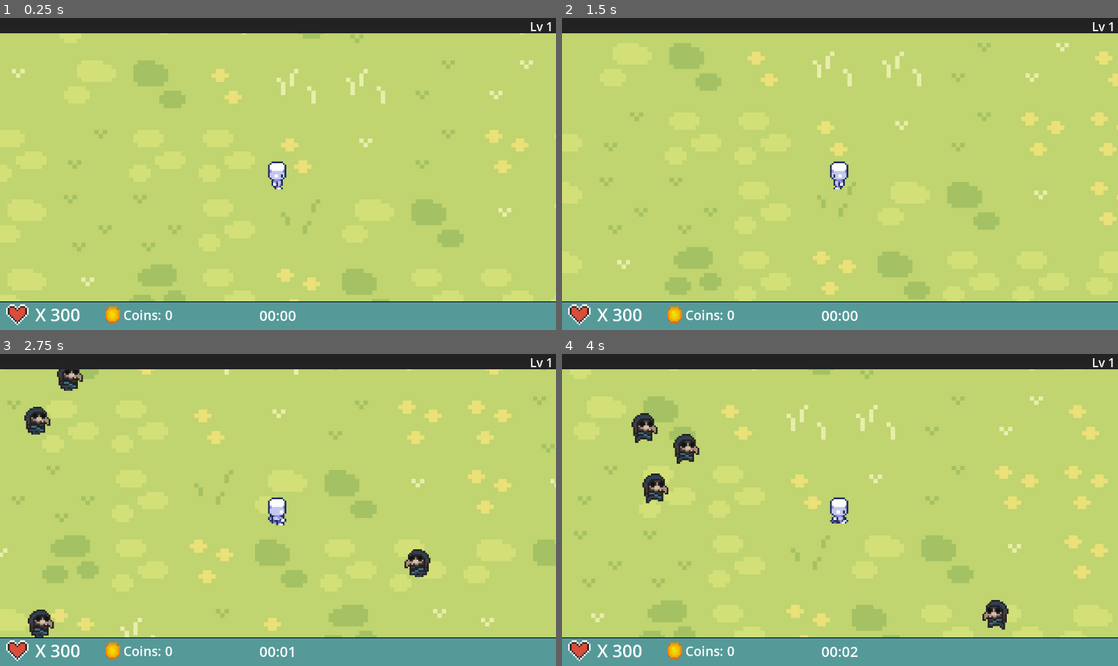
Above: before the commit, frames 1-4 (two rows, left to right).
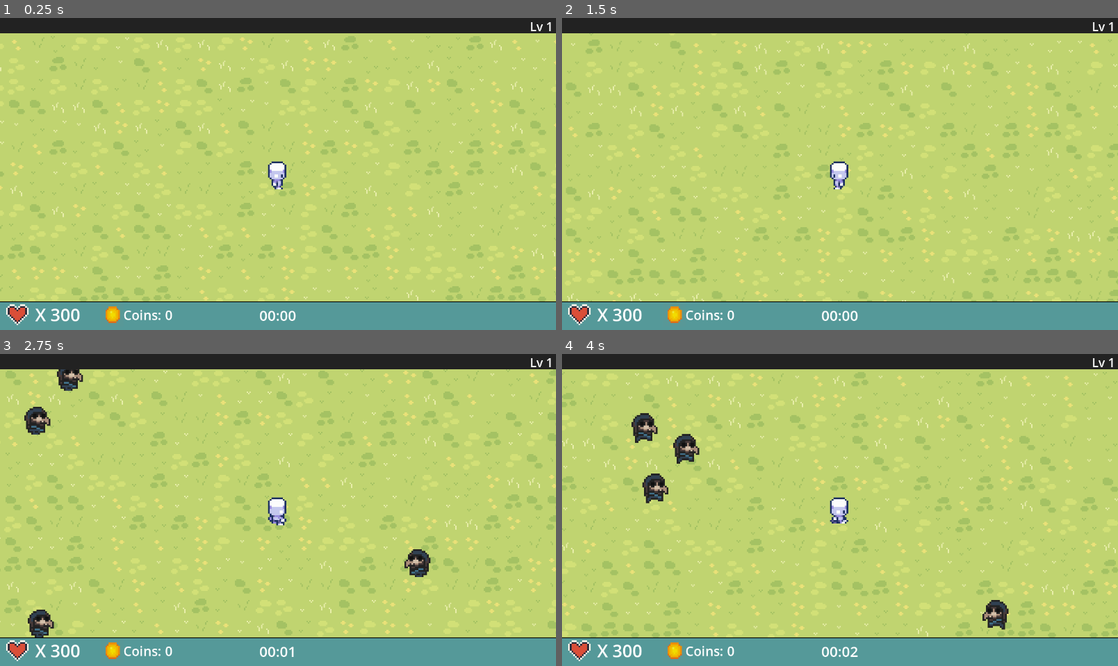
Above: after the commit, the same moments.

Repository: Puget-Sound-Skills-Center/bullet-heaven
Game: Godot game, scene res://main.tscn
The game is run twice, just before and just after one commit, with the same random seed, the same clock (stepped at 60 frames per second) and the same inputs.
Inputs (mouse positions are in pixels of both pictures, inside the frame that each line leads up to):
- Up to frame 1 (0.25 s): no input
- Up to frame 2 (1.5 s): tap Enter at 0.5 s; move the mouse to (962, 158) at 0.52 s; hold D (Right) 0.53-1.28 s; click (962, 158) at 0.67 s; move the mouse to (728, 189) at 1.27 s; hold S (Down) from 1.28 s (still down)
- Up to frame 3 (2.75 s): move the mouse to (333, 441) at 2.02 s; release S (Down) at 2.03 s; hold D (Right) from 2.03 s (still down)
- Up to frame 4 (4 s): move the mouse to (812, 572) at 2.77 s; release D (Right) at 2.78 s; hold W (Up) 2.78-3.53 s; click (812, 572) at 2.92 s; move the mouse to (1006, 556) at 3.52 s; hold A (Left) from 3.53 s (still down)

The runs differ from the first frame. In frame 1, 9.3% of the frame differs, in the area x 0-100%, y 4-91%; in frame 2, 9.9%; in frame 3, 11%; in frame 4, 9.8%.
Error before the commit: Attempt to call function 'local_to_map' in base 'null instance' on a null instance. (res://Scenes/enemy_spawner.gd:68)

Commit message:
enemy spawner

Diff:
--- a/Scenes/enemy_spawner.gd
+++ b/Scenes/enemy_spawner.gd
@@ -10,6 +10,7 @@
 var spawn_rate := 1.0
 var min_spawn_rate := 0.15
 var spawn_acceleration := 0.01
+var max_enemies_per_tick := 40;
 
 # How far from the player enemies should spawn
 var spawn_distance := 1200
@@ -23,12 +24,17 @@
 	if spawn_rate > min_spawn_rate:
 		spawn_rate -= spawn_acceleration * delta;
 		$Timer.wait_time = spawn_rate;
-	# Increase enemies per tick over time
-	enemies_per_tick = 5 + int(time_elapsed / 30.0) # +1 every 30 seconds
+	# Curved scaling for enemies per tick
+	var growth = pow(time_elapsed / 60.0, 1.3)  # curved growth
+	enemies_per_tick = int(5 + growth);
+	# Hard cap
+	enemies_per_tick = clamp(enemies_per_tick, 5, max_enemies_per_tick);
+
 
 func _on_timer_timeout():
 	var _alive = get_tree().get_nodes_in_group("enemies").size();
-	var _min_density = 10; # always keep at least 10 enemies alive
+	var _min_density = 10 + int(time_elapsed / 20.0); # always keep at least 10 enemies alive
+	_min_density = clamp(_min_density, 10, 60);
 	if _alive < _min_density:
 			var needed = _min_density - _alive;
 			for i in needed:
@@ -64,7 +70,7 @@
 	return pos;
 
 func is_inside_wall(pos: Vector2) -> bool:
-	var tilemap = main.get_node("TileMap") # adjust if needed
+	var tilemap = main.get_node("World") # adjust if needed
 	var cell = tilemap.local_to_map(pos)
 	return tilemap.get_cell_source_id(0, cell) != -1  # true if tile exists
 
@@ -125,7 +131,7 @@
 	main.enemies_spawned += 1;
 
 func hit():
-	hit_p.emit()
+	hit_p.emit();
 
 func _on_ambush_timer_timeout() -> void:
 	var player_pos = Player.global_position;
@@ -135,5 +141,5 @@
 	var forward = vel.normalized();
 	for i in 5:
 		var dir = forward.rotated(randf_range(-0.4, 04));
-		var spawn_pos = player_pos + dir * spawn_distance;
-		spawn_enemy(spawn_pos);
+		var _spawn_pos = player_pos + dir * spawn_distance;
+		spawn_enemy(get_valid_spawn());
--- a/Scenes/world.tscn
+++ b/Scenes/world.tscn
@@ -173,7 +173,7 @@
 sources/1 = SubResource("TileSetAtlasSource_sweqy")
 
 [node name="World" type="TileMap" unique_id=102653639]
-scale = Vector2(10, 10)
+scale = Vector2(12, 12)
 tile_set = SubResource("TileSet_2hs0m")
 format = 2
 layer_0/name = "Grass"
--- a/main.tscn
+++ b/main.tscn
@@ -17,6 +17,7 @@
 
 [node name="World" parent="." unique_id=102653639 instance=ExtResource("1_ig7tw")]
 position = Vector2(-1, 37)
+scale = Vector2(3, 3)
 layer_0/name = "Grass2"
 
 [node name="Player" parent="." unique_id=1601385257 instance=ExtResource("2_0xm2m")]
